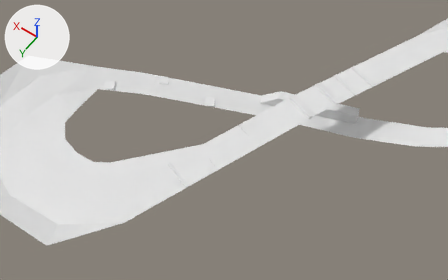
The Blender file Resource/Game/Stage/MugenStage.blend: old version first, new version second.
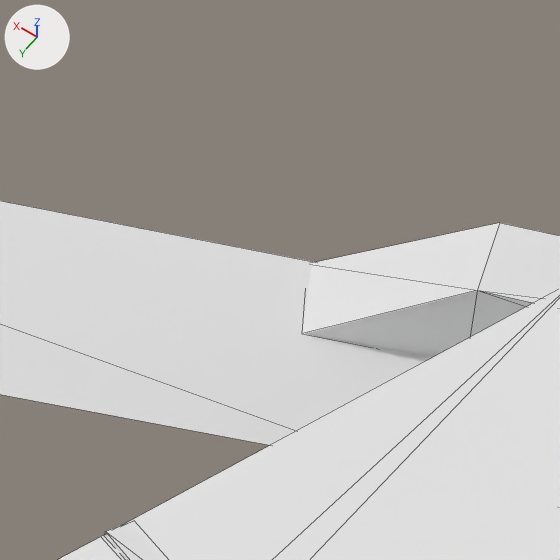
Each version appears first from a 50 mm lens placed at (-22.1, 88.9, 83.7), pointed at (19.5, 30.7, -7.8), and next in a close-up on the part from 51% to 64% of the width and 24% to 46% of the height. Arrows for +X, +Y and +Z are at upper left; the lights stay in place. The close-ups show mesh edges as thin lines.

In view in the first close-up: 'grass1', 'slope', 'stage'.
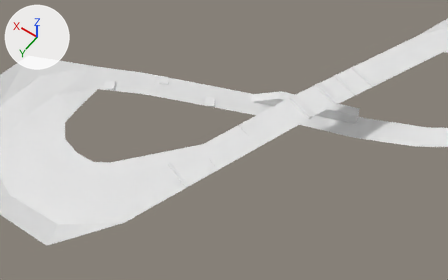
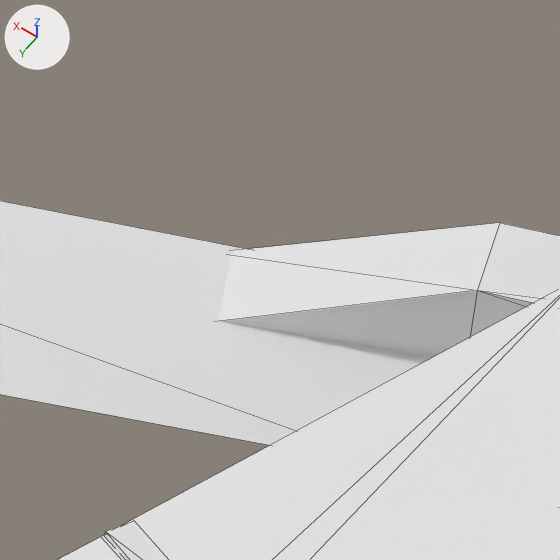
Patch to the scene script:
```diff
--- a/Resource/Game/Stage/MugenStage.blend.py
+++ b/Resource/Game/Stage/MugenStage.blend.py
@@ me_平面_023 @@
 me_平面_023.from_pydata(...)  # 70 vertices, 69 faces; spans x -2.2..9.6, y -15.5..27.6, z -8.6..21.2
 # used by ob_slope; location = (12.43, 20.53, 0.0); rotation_euler = (0.0, 1.323, -0.427), in degrees (0, 76, -24)
-me_平面_023.vertices[51].co = (9.6, 0.3, 6.1)
-me_平面_023.vertices[53].co = (9.2, 1.5, 4.5)  # pixel (301, 333)
+# me_平面_023 part 1
+me_平面_023.vertices[51].co = (9.7, 2.0, 7.2)
+me_平面_023.vertices[53].co = (9.3, 3.1, 5.6)
 me_平面_023.materials.append(mat_none)
```

Pixel boxes [x1, y1, x2, y2] of what changed, in the close-ups (560 x 560 px; the box of a moved part takes in the faces that stretch with it):
part 1 of me_平面_023, moved or reshaped: before [302, 223, 499, 348]; after [219, 223, 499, 349]
